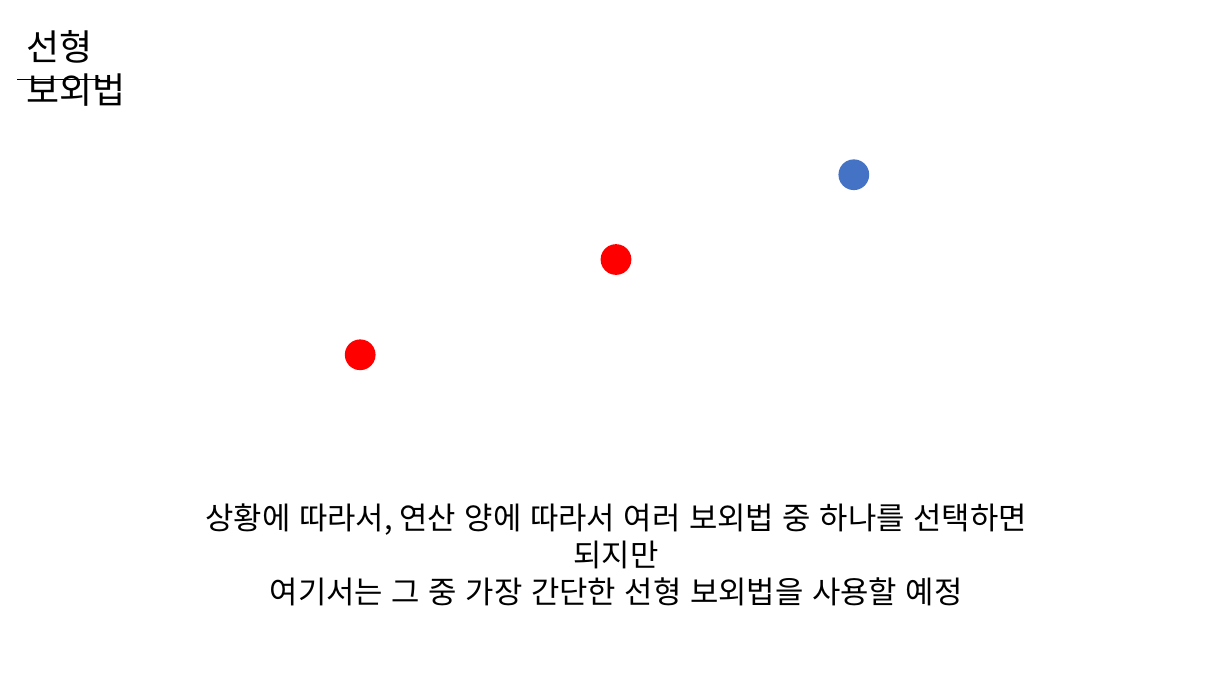
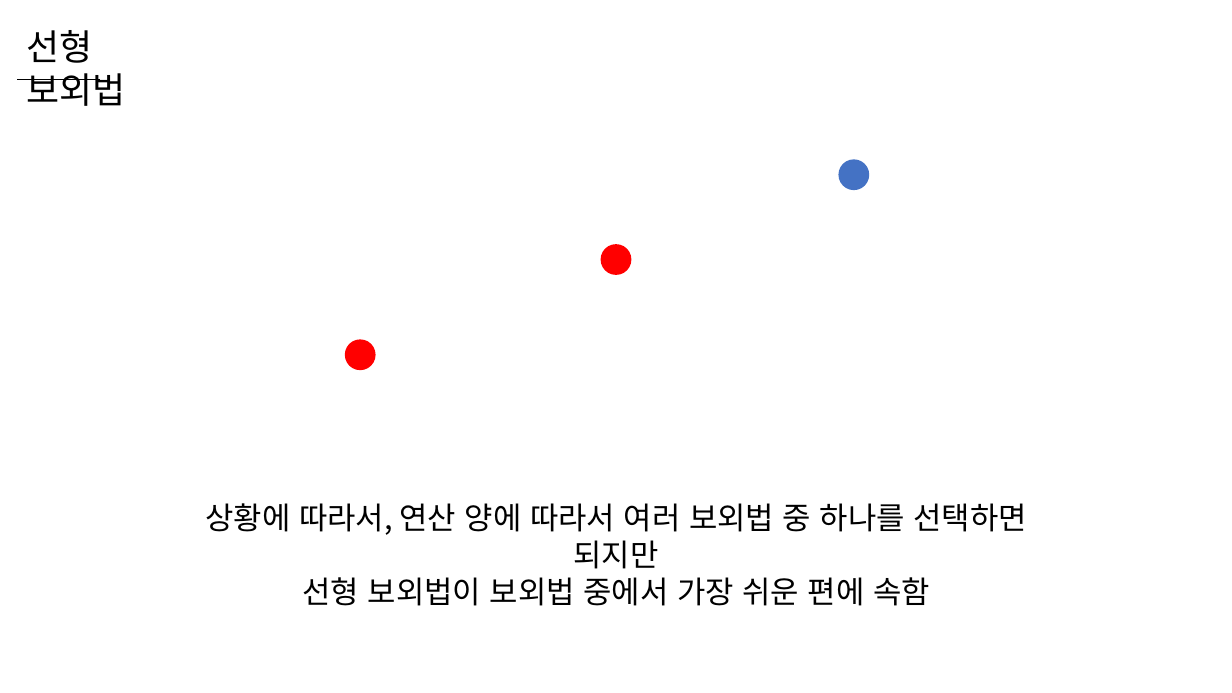
Before and after one commit to WooLyung/2023-Unity-Lecture, a slide deck: slide 24 of Day 3.pptx (slide 20 before the commit). Drawn at 1232x693 pixels with LibreOffice and Linux fonts; fonts in the diff are those of the drawing. Boxes give left, top, right and bottom in pixels: in the first picture for what was removed or moved away, otherwise in the second. Text is boxed around its words. In the diff, an @@ line names an element or a change of style, - is before the commit and + after.

```diff
--- a/Day 3.pptx
+++ b/Day 3.pptx
@@ text at (x1=302, y1=577, x2=930, y2=606): text changed @@
-여기서는 그 중 가장 간단한 선형 보외법을 사용할 예정
+선형 보외법이 보외법 중에서 가장 쉬운 편에 속함
```
Also in this commit, not shown: 2 other slides changed, 30 slides added, 10 other files.
